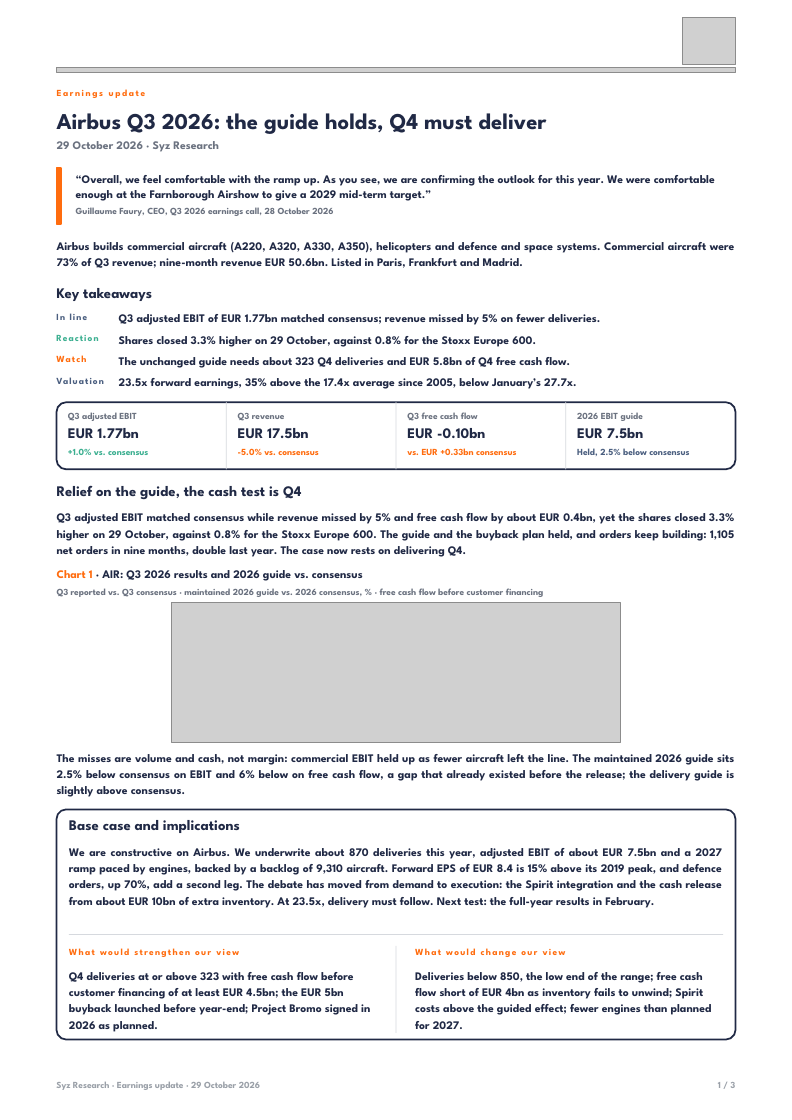
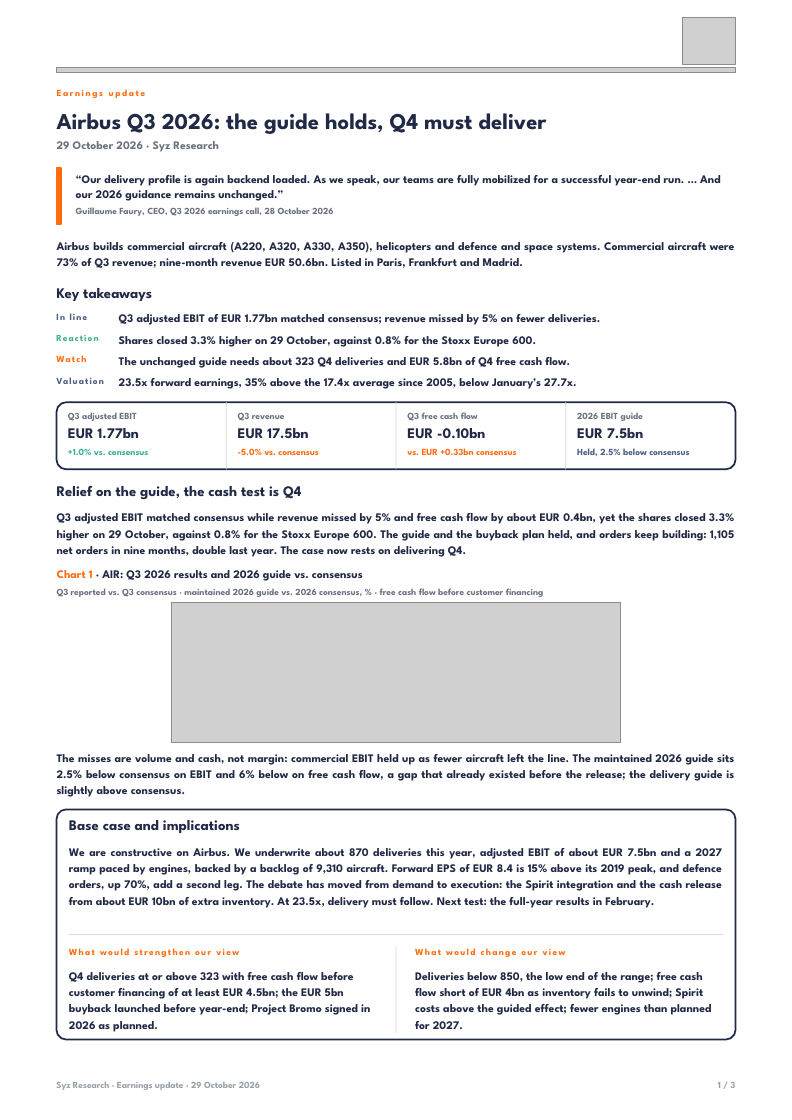
Before and after one commit to jb-db05/syz-earnings, a slide deck: slide 1 of output/AIR_Q32026/Earnings_Update_AIR_Q32026.pptx. Drawn at 792x1120 pixels with LibreOffice and Linux fonts; fonts in the diff are those of the drawing; grey boxes stand for pictures. Boxes give left, top, right and bottom in pixels: in the first picture for what was removed or moved away, otherwise in the second. Text is boxed around its words. In the diff, an @@ line names an element or a change of style, - is before the commit and + after.

```diff
--- a/output/AIR_Q32026/Earnings_Update_AIR_Q32026.pptx
+++ b/output/AIR_Q32026/Earnings_Update_AIR_Q32026.pptx
@@ text at (x1=76, y1=175, x2=721, y2=201): text changed @@
-“Overall, we feel comfortable with the ramp up. As you see, we are confirming the outlook for this year. We were comfortable enough at the Farnborough Airshow to give a 2029 mid-term target.”
+“Our delivery profile is again backend loaded. As we speak, our teams are fully mobilized for a successful year-end run. … And our 2026 guidance remains unchanged.”
```
Also in this commit, not shown: 4 other files.
